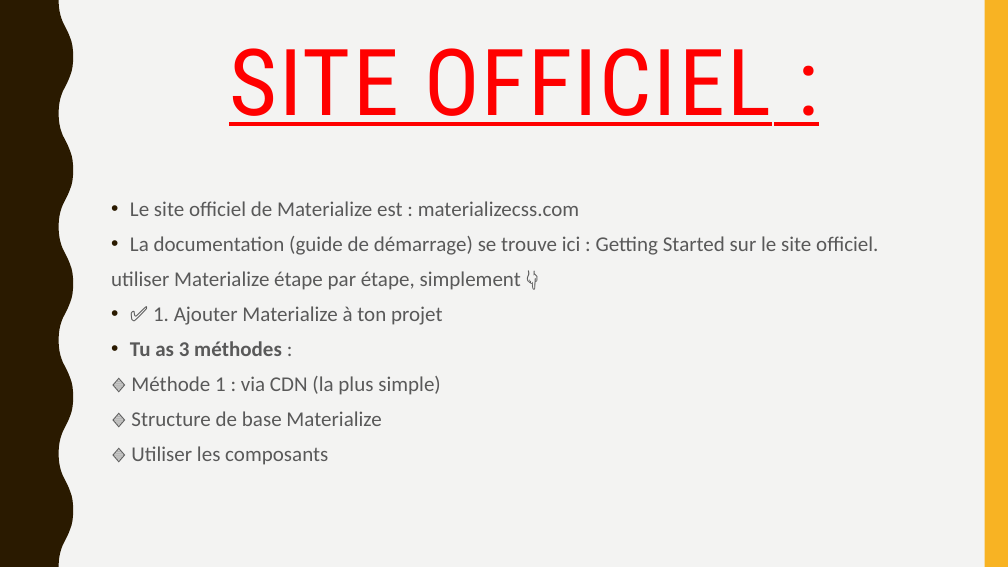
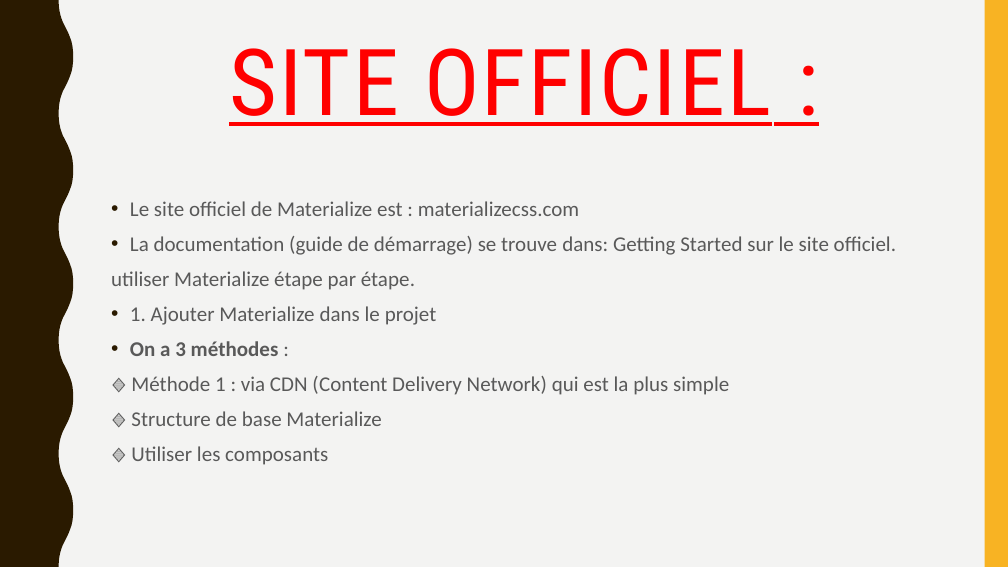
Before and after one commit to fandresenamisaina/offshore, a slide deck: slide 4 of Materialize (framework).pptx. Drawn at 1008x567 pixels with LibreOffice and Linux fonts; fonts in the diff are those of the drawing. Boxes give left, top, right and bottom in pixels: in the first picture for what was removed or moved away, otherwise in the second. Text is boxed around its words. In the diff, an @@ line names an element or a change of style, - is before the commit and + after.

Commit message:
ajout fichier

```diff
--- a/Materialize (framework).pptx
+++ b/Materialize (framework).pptx
@@ text at box(111, 236, 896, 395): text changed @@
-• La documentation (guide de démarrage) se trouve ici : Getting Started sur le site officiel.
-utiliser Materialize étape par étape, simplement 👇
-• ✅ 1. Ajouter Materialize à ton projet
-• Tu as 3 méthodes :
-🔹 Méthode 1 : via CDN (la plus simple)
+• La documentation (guide de démarrage) se trouve dans: Getting Started sur le site officiel.
+utiliser Materialize étape par étape.
+• 1. Ajouter Materialize dans le projet
+• On a 3 méthodes :
+🔹 Méthode 1 : via CDN (Content Delivery Network) qui est la plus simple
```
Also in this commit, not shown: 6 other slides changed.
